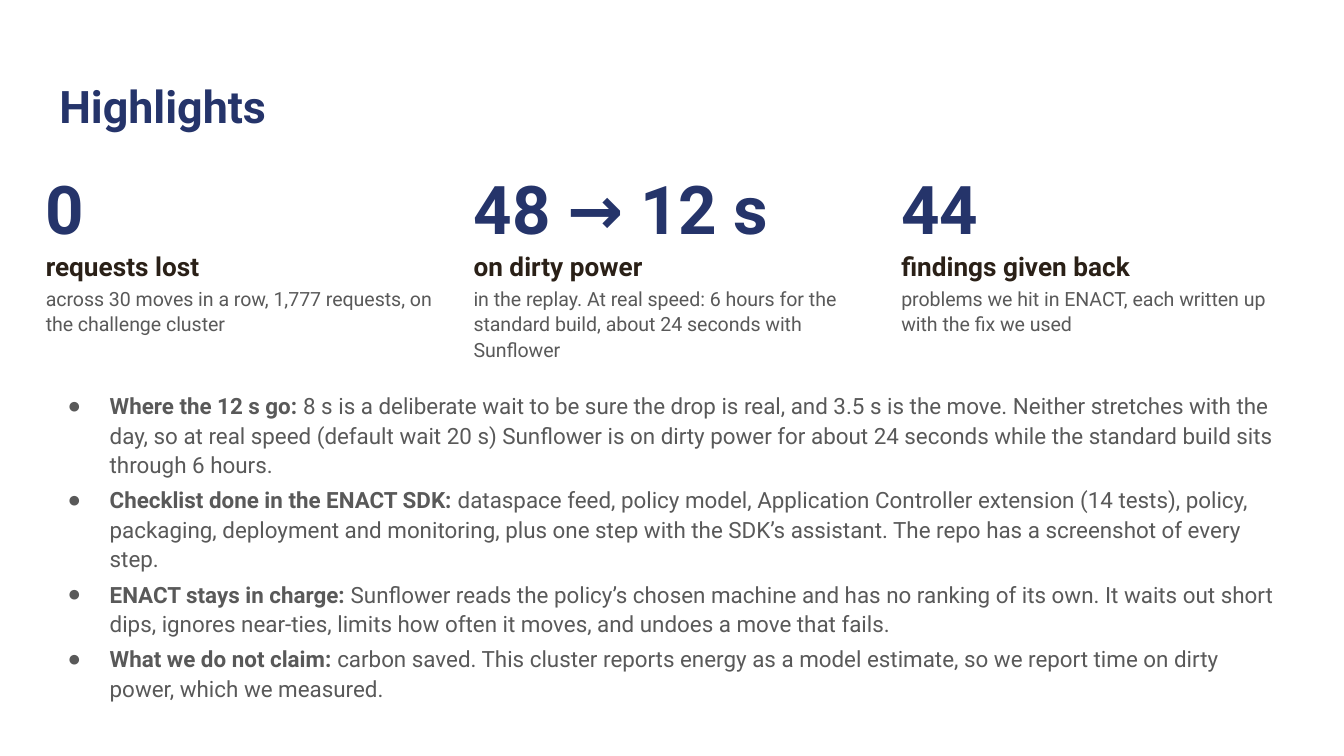
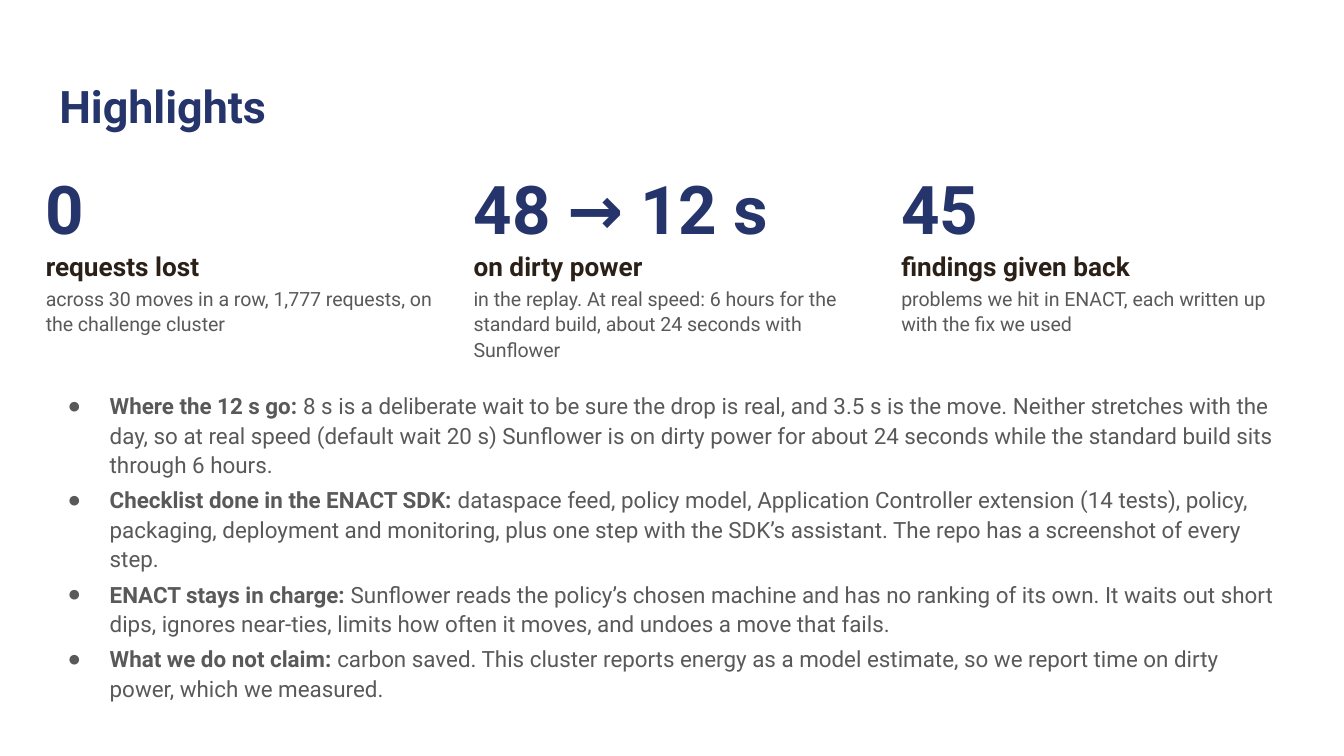
Before and after one commit to kinnuworks/sunflower-enact, a slide deck: slide 4 of docs/slides/Sunflower-VelesHack.pptx. Drawn at 1344x756 pixels with LibreOffice and Linux fonts; fonts in the diff are those of the drawing; background and template pictures are left out. Boxes give left, top, right and bottom in pixels: in the first picture for what was removed or moved away, otherwise in the second. Text is boxed around its words. In the diff, an @@ line names an element or a change of style, - is before the commit and + after.

```diff
--- a/docs/slides/Sunflower-VelesHack.pptx
+++ b/docs/slides/Sunflower-VelesHack.pptx
@@ text at bbox=[901, 186, 978, 235]: text changed @@
-44
+45
```
Also in this commit, not shown: 1 other slide changed, 10 other files.
